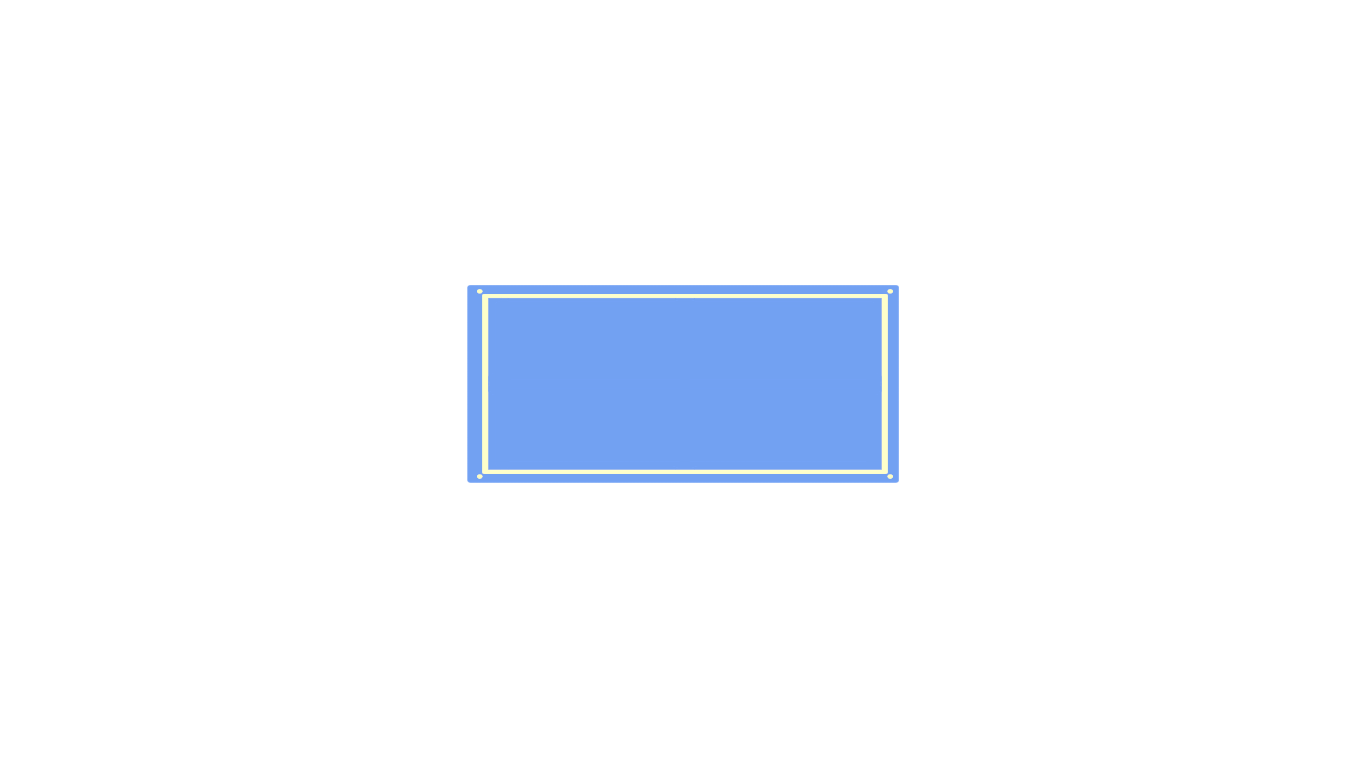
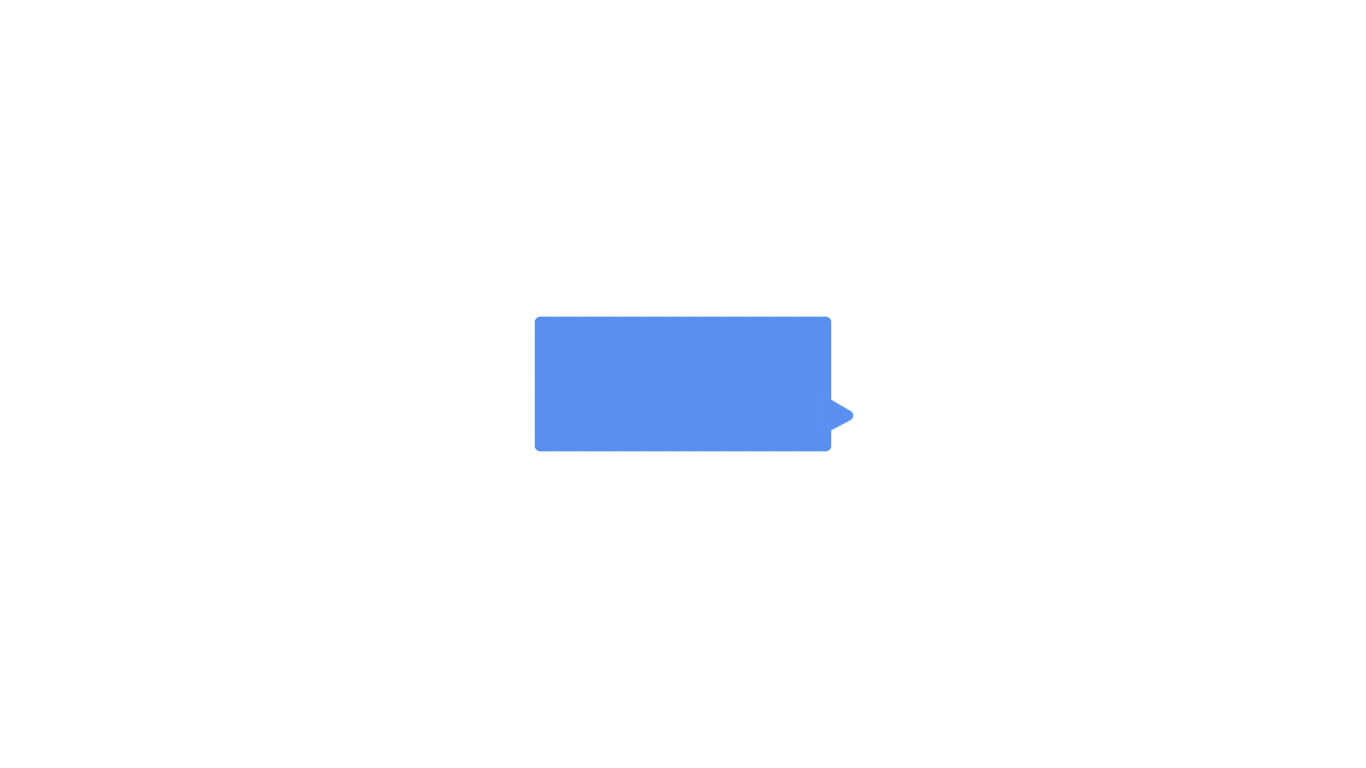
Layers edited between the first and the second 1366 x 768 image:
showed "NameBox", painted on it over box(512, 285, 896, 483)
hid group "dialouge box" (8 layers) over box(467, 285, 899, 483)
painted on "Kopi af dots" over box(467, 285, 896, 483)
painted on "Kopi af Paint Layer 2 Flettet" (1st of 2, in "dialouge box" › "Group 1") over box(467, 285, 899, 483)
